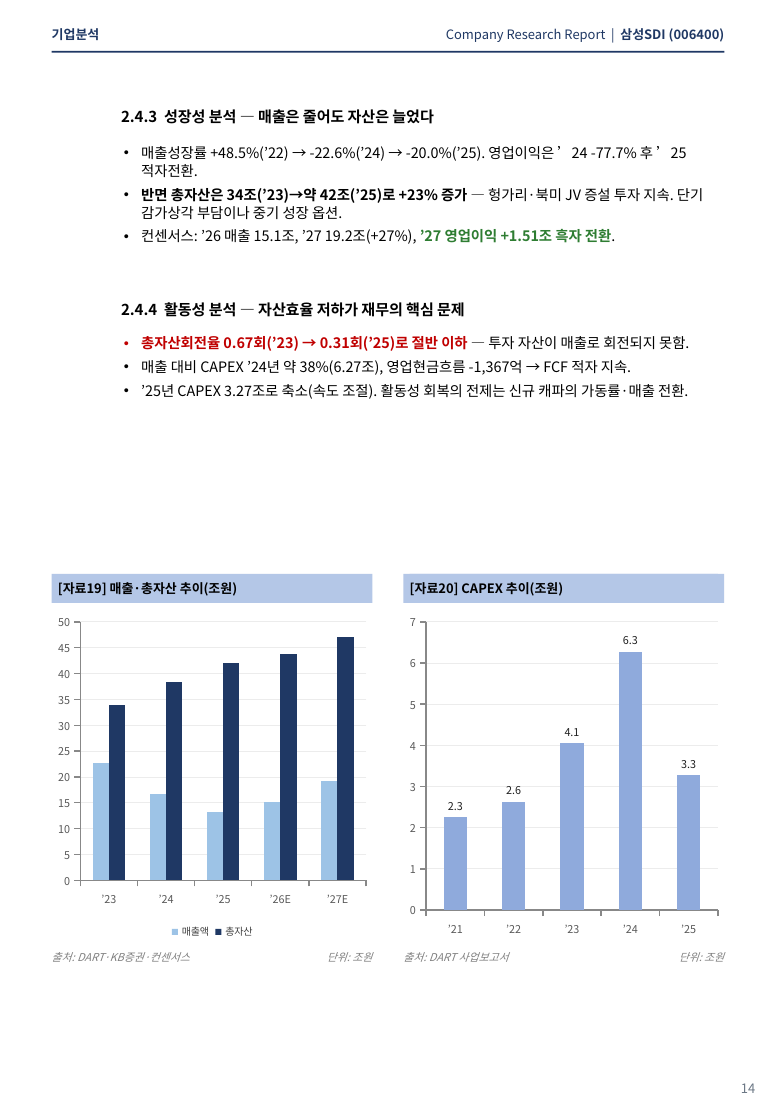
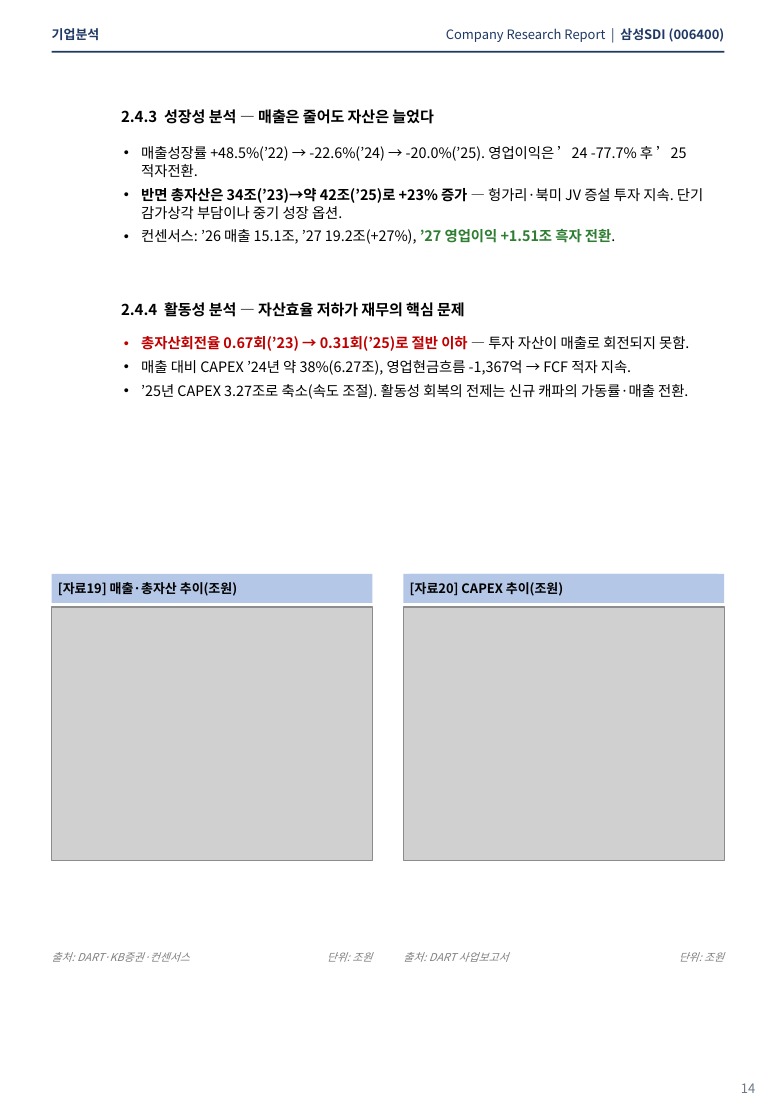
Before and after one commit to ICOKFund/Margin04, a slide deck: slide 13 of ICOK_삼성SDI_006400.pptx. Drawn at 776x1120 pixels with LibreOffice and Linux fonts; fonts in the diff are those of the drawing; grey boxes stand for pictures. Boxes give left, top, right and bottom in pixels: in the first picture for what was removed or moved away, otherwise in the second. Text is boxed around its words. In the diff, an @@ line names an element or a change of style, - is before the commit and + after.

```diff
--- a/ICOK_삼성SDI_006400.pptx
+++ b/ICOK_삼성SDI_006400.pptx
@@ column chart removed at box(52, 607, 372, 944) @@
-categories: ’23, ’24, ’25, ’26E, ’27E
-매출액: 23, 17, 13, 15, 19
-총자산: 34, 38, 42, 44, 47
@@ picture added at box(52, 607, 372, 861) @@
@@ column chart removed at box(404, 607, 724, 944) @@
-categories: ’21, ’22, ’23, ’24, ’25
-Series 1: 2.2, 2.6, 4, 6.3, 3.3
@@ picture added at box(404, 607, 724, 861) @@
```
Also in this commit, not shown: 3 other slides changed, 3 other files.
